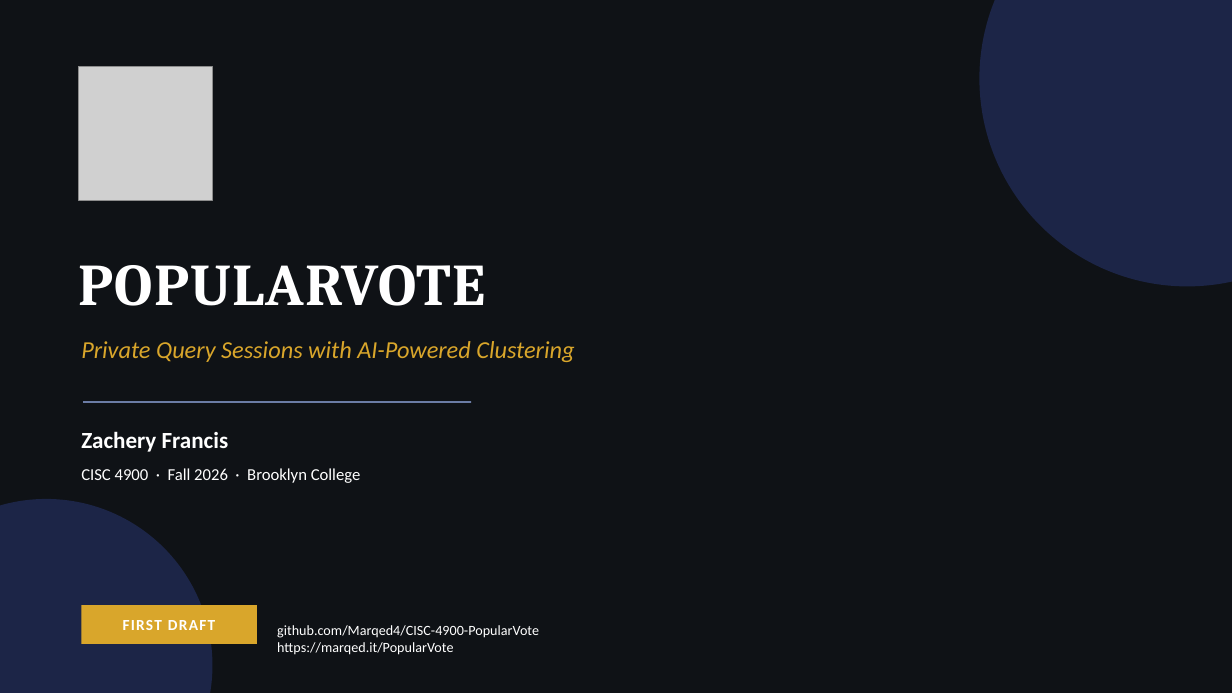
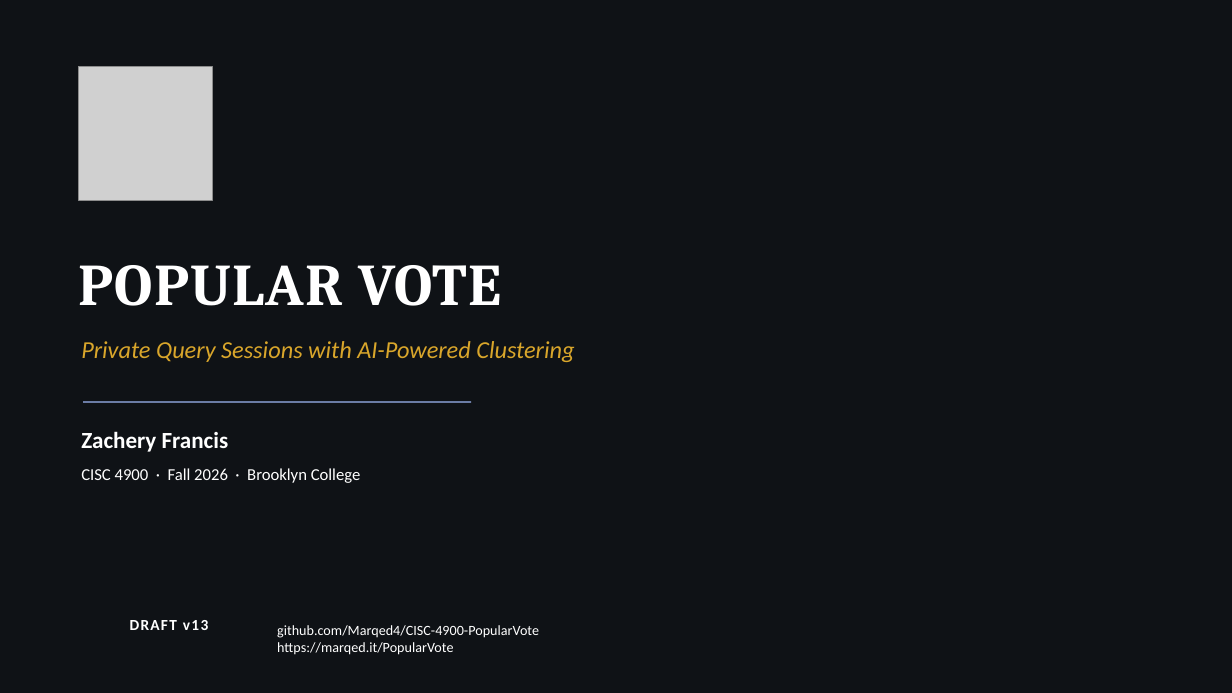
Before and after one commit to Marqed4/Marqed4.github.io, a slide deck: slide 1 of public/documents/CISC-4900_PopularVote_Thirteenth_Draft_Dark.pptx. Drawn at 1232x693 pixels with LibreOffice and Linux fonts; fonts in the diff are those of the drawing; grey boxes stand for pictures. Boxes give left, top, right and bottom in pixels: in the first picture for what was removed or moved away, otherwise in the second. Text is boxed around its words. In the diff, an @@ line names an element or a change of style, - is before the commit and + after.

Commit message:
Update CISC 4900 PopularVote pages, swap gif, bold feature terms, fix white text contrast around the site.

```diff
--- a/public/documents/CISC-4900_PopularVote_Thirteenth_Draft_Dark.pptx
+++ b/public/documents/CISC-4900_PopularVote_Thirteenth_Draft_Dark.pptx
@@ ellipse removed at box(980, 0, 1232, 287) @@
@@ text at box(79, 265, 502, 306): spaces changed @@
-POPULARVOTE
+POPULAR VOTE
@@ ellipse removed at box(0, 499, 213, 693) @@
@@ rectangle removed at box(81, 605, 257, 644) @@
@@ text at box(130, 620, 208, 630): text changed @@
-FIRST DRAFT
+DRAFT v13
```
Also in this commit, not shown: 13 other slides changed, 10 other files.
